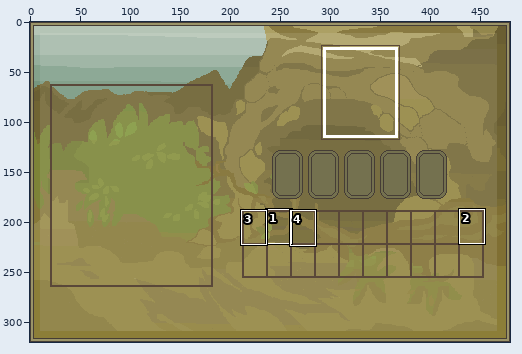
Edited in one commit: sprite sheet (Roguish-desktop/bin/data/gui/Choose.PNG). The picture above shows the old version from afar; the outline marks the close-up.
Close-up. Before the edit:
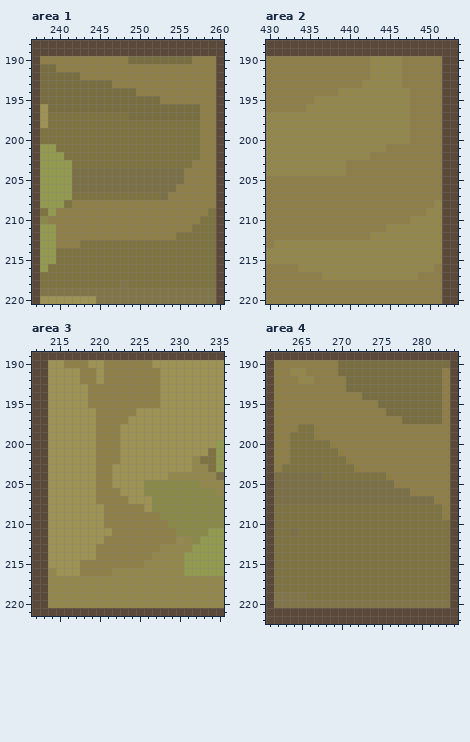
The file is 480x320 pixels. Colours within 5 levels of each other are drawn and written as one. Shown: area 1: x 237..260, y 188..220; area 2: x 430..453, y 188..220; area 3: x 212..235, y 189..221; area 4: x 261..284, y 189..222. The commit also changed other parts of the picture, which this record leaves out.
The same view after the edit:
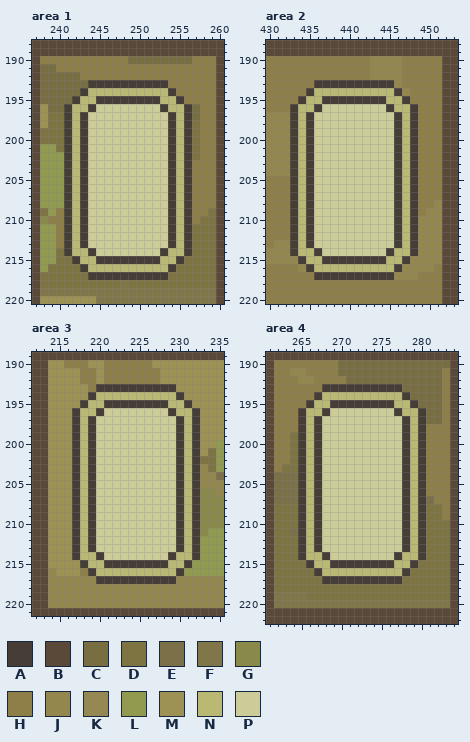
Palette (. is transparent): A #453d36  B #5a4839  C #786e42  D #7e7442  E #7b7048  F #817649  G #898a4a  H #8e7f48  J #93874d  K #958853  L #919a4f  M #9d9153  N #b9b973  P #cccc99
Change:
Changed rows in their new state; - is an unchanged pixel.
Area 1:
first column x 241:
193 ---AAAAAAAAAA---
194 --ANNNNNNNNNNA--
195 -ANNAAAAAAAANNA-
196 ANNAPPPPPPPPANNA
197 ANAPPPPPPPPPPANA
198 ANAPPPPPPPPPPANA
199 ANAPPPPPPPPPPANA
200 ANAPPPPPPPPPPANA
201 ANAPPPPPPPPPPANA
202 ANAPPPPPPPPPPANA
203 ANAPPPPPPPPPPANA
204 ANAPPPPPPPPPPANA
205 ANAPPPPPPPPPPANA
206 ANAPPPPPPPPPPANA
207 ANAPPPPPPPPPPANA
208 ANAPPPPPPPPPPANA
209 ANAPPPPPPPPPPANA
210 ANAPPPPPPPPPPANA
211 ANAPPPPPPPPPPANA
212 ANAPPPPPPPPPPANA
213 ANAPPPPPPPPPPANA
214 ANNAPPPPPPPPANNA
215 -ANNAAAAAAAANNA-
216 --ANNNNNNNNNNA--
217 ---AAAAAAAAAA---
Area 2:
first column x 433:
193 ---AAAAAAAAAA---
194 --ANNNNNNNNNNA--
195 -ANNAAAAAAAANNA-
196 ANNAPPPPPPPPANNA
197 ANAPPPPPPPPPPANA
198 ANAPPPPPPPPPPANA
199 ANAPPPPPPPPPPANA
200 ANAPPPPPPPPPPANA
201 ANAPPPPPPPPPPANA
202 ANAPPPPPPPPPPANA
203 ANAPPPPPPPPPPANA
204 ANAPPPPPPPPPPANA
205 ANAPPPPPPPPPPANA
206 ANAPPPPPPPPPPANA
207 ANAPPPPPPPPPPANA
208 ANAPPPPPPPPPPANA
209 ANAPPPPPPPPPPANA
210 ANAPPPPPPPPPPANA
211 ANAPPPPPPPPPPANA
212 ANAPPPPPPPPPPANA
213 ANAPPPPPPPPPPANA
214 ANNAPPPPPPPPANNA
215 -ANNAAAAAAAANNA-
216 --ANNNNNNNNNNA--
217 ---AAAAAAAAAA---
Area 3:
first column x 217:
193 ---AAAAAAAAAA---
194 --ANNNNNNNNNNA--
195 -ANNAAAAAAAANNA-
196 ANNAPPPPPPPPANNA
197 ANAPPPPPPPPPPANA
198 ANAPPPPPPPPPPANA
199 ANAPPPPPPPPPPANA
200 ANAPPPPPPPPPPANA
201 ANAPPPPPPPPPPANA
202 ANAPPPPPPPPPPANA
203 ANAPPPPPPPPPPANA
204 ANAPPPPPPPPPPANA
205 ANAPPPPPPPPPPANA
206 ANAPPPPPPPPPPANA
207 ANAPPPPPPPPPPANA
208 ANAPPPPPPPPPPANA
209 ANAPPPPPPPPPPANA
210 ANAPPPPPPPPPPANA
211 ANAPPPPPPPPPPANA
212 ANAPPPPPPPPPPANA
213 ANAPPPPPPPPPPANA
214 ANNAPPPPPPPPANNA
215 -ANNAAAAAAAANNA-
216 --ANNNNNNNNNNA--
217 ---AAAAAAAAAA---
Area 4:
first column x 265:
193 ---AAAAAAAAAA---
194 --ANNNNNNNNNNA--
195 -ANNAAAAAAAANNA-
196 ANNAPPPPPPPPANNA
197 ANAPPPPPPPPPPANA
198 ANAPPPPPPPPPPANA
199 ANAPPPPPPPPPPANA
200 ANAPPPPPPPPPPANA
201 ANAPPPPPPPPPPANA
202 ANAPPPPPPPPPPANA
203 ANAPPPPPPPPPPANA
204 ANAPPPPPPPPPPANA
205 ANAPPPPPPPPPPANA
206 ANAPPPPPPPPPPANA
207 ANAPPPPPPPPPPANA
208 ANAPPPPPPPPPPANA
209 ANAPPPPPPPPPPANA
210 ANAPPPPPPPPPPANA
211 ANAPPPPPPPPPPANA
212 ANAPPPPPPPPPPANA
213 ANAPPPPPPPPPPANA
214 ANNAPPPPPPPPANNA
215 -ANNAAAAAAAANNA-
216 --ANNNNNNNNNNA--
217 ---AAAAAAAAAA---
Pixel boxes of the changes (left, top, right, bottom) in both close-ups:
changed: (64, 80, 192, 280)
changed: (290, 80, 418, 280)
changed: (72, 384, 200, 584)
changed: (298, 384, 426, 584)
